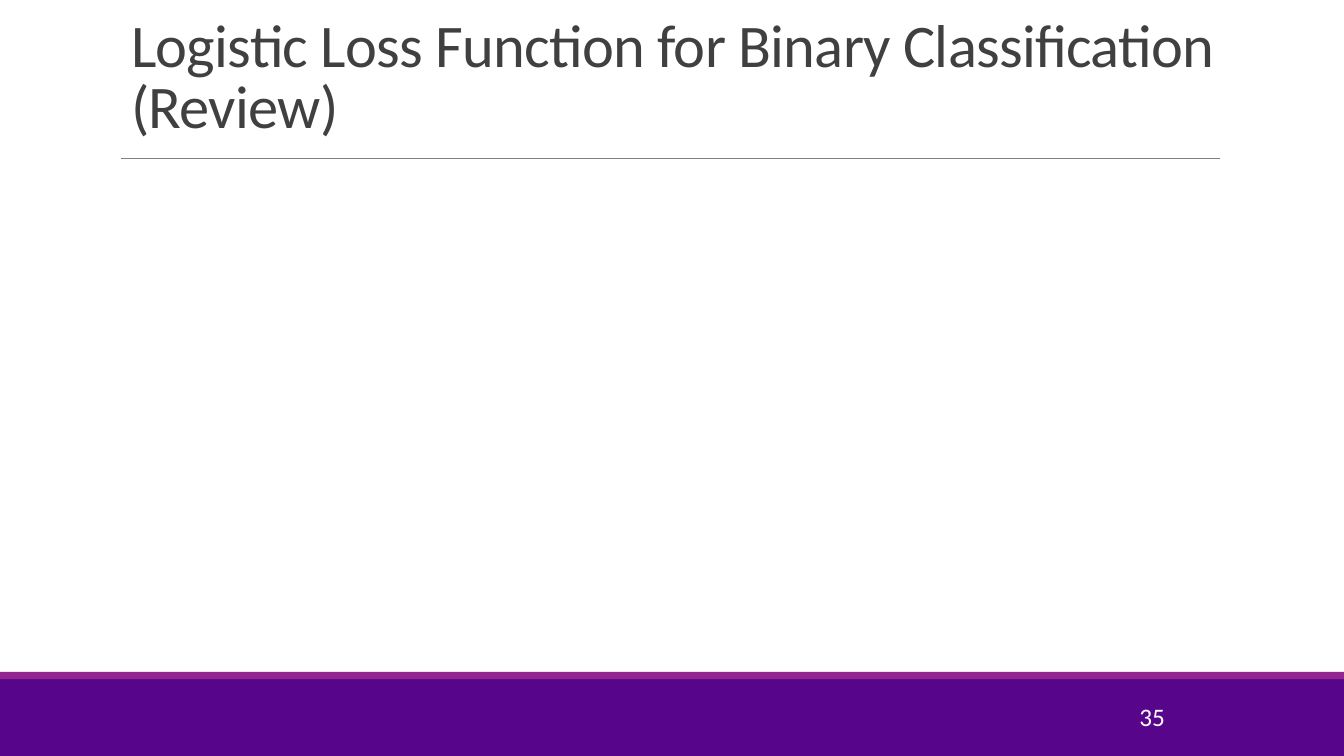
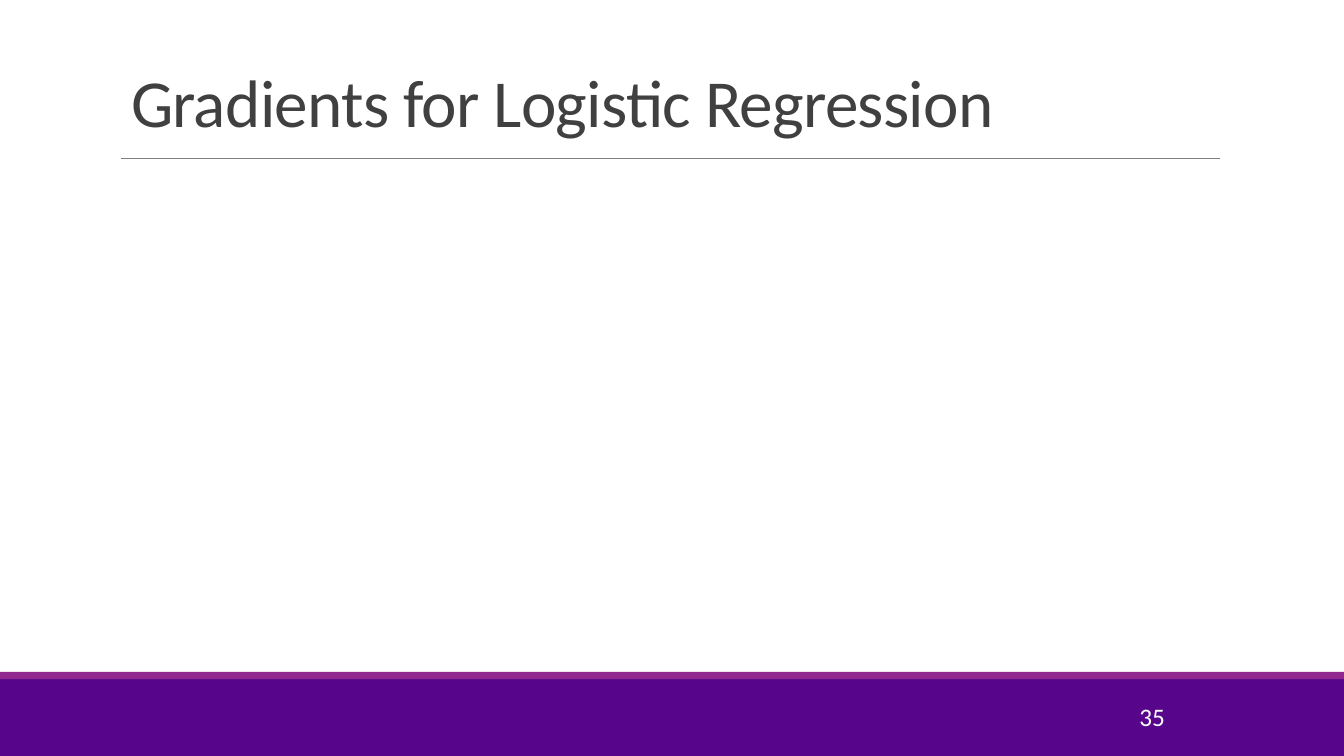
Before and after one commit to sdrangan/introml, a slide deck: slide 35 of lectures/Lect07_Optim.pptx. Drawn at 1344x756 pixels with LibreOffice and Linux fonts; fonts in the diff are those of the drawing; grey boxes stand for pictures; background and template pictures are left out. Boxes give left, top, right and bottom in pixels: in the first picture for what was removed or moved away, otherwise in the second. Text is boxed around its words. In the diff, an @@ line names an element or a change of style, - is before the commit and + after.

```diff
--- a/lectures/Lect07_Optim.pptx
+++ b/lectures/Lect07_Optim.pptx
@@ title at (131,80,994,139): text changed; size 43.2 to 48 pt @@
-Logistic Loss Function for Binary Classification (Review)
+Gradients for Logistic Regression
```
Also in this commit, not shown: 10 other slides changed, 2 slides added, 5 slides removed, 3 other files.
